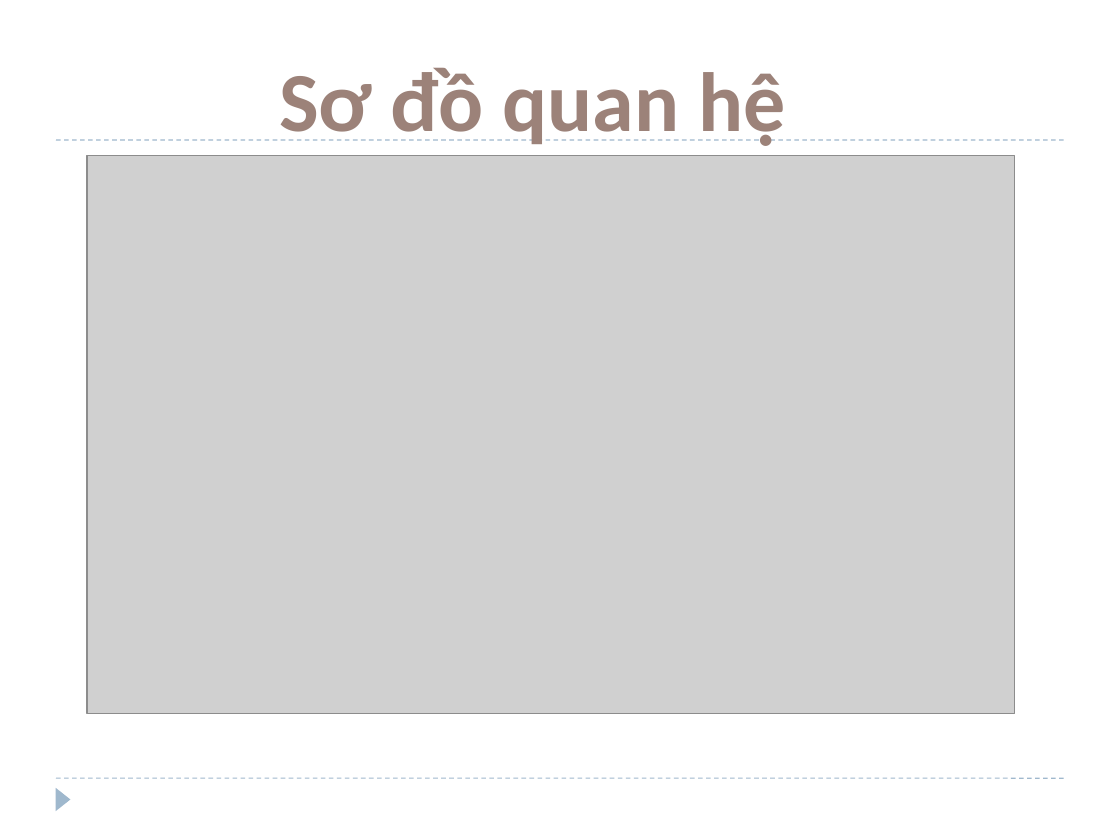
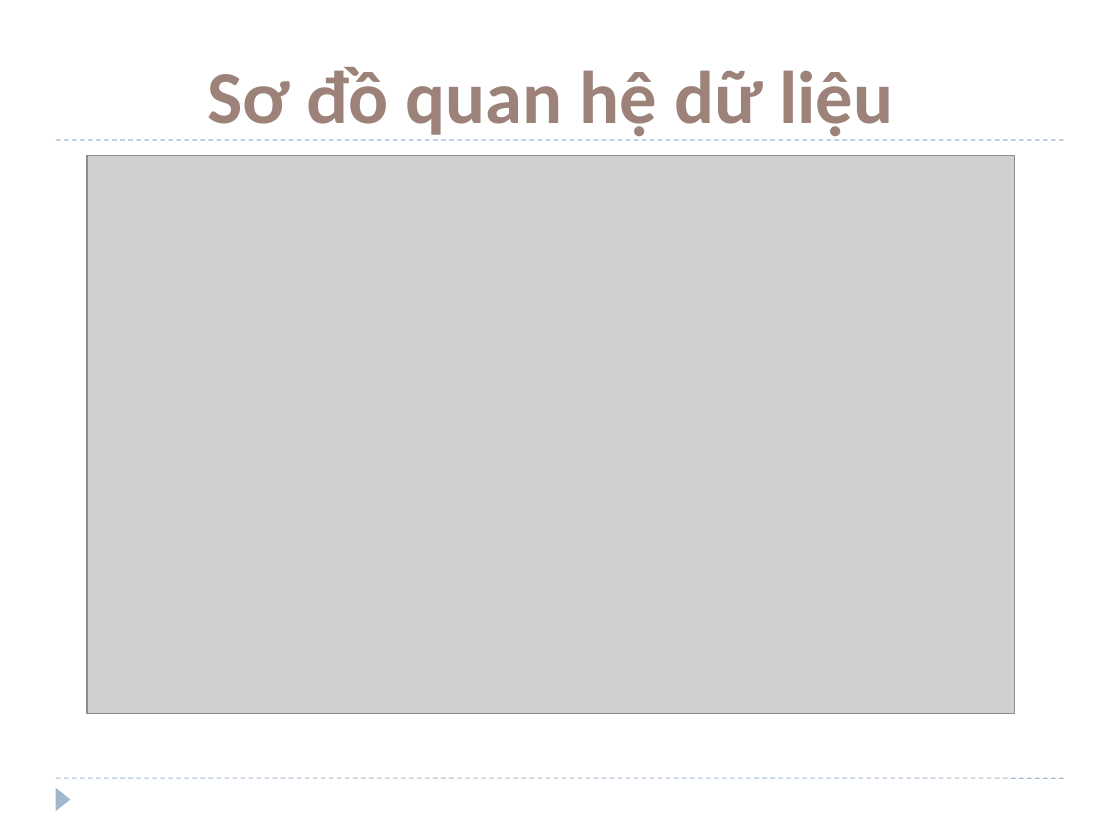
Before and after one commit to loibuubuu/JAVA-GameDHBC-Project, a slide deck: slide 5 of Documents/PresentationGameDHBC.pptx. Drawn at 1120x840 pixels with LibreOffice and Linux fonts; fonts in the diff are those of the drawing; grey boxes stand for pictures; background and template pictures are left out. Boxes give left, top, right and bottom in pixels: in the first picture for what was removed or moved away, otherwise in the second. Text is boxed around its words. In the diff, an @@ line names an element or a change of style, - is before the commit and + after.

```diff
--- a/Documents/PresentationGameDHBC.pptx
+++ b/Documents/PresentationGameDHBC.pptx
@@ text at bbox=[207, 67, 893, 140]: text changed; size 54 to 48 pt @@
-Sơ đồ quan hệ
+Sơ đồ quan hệ dữ liệu
```
Also in this commit, not shown: 2 other slides changed.
